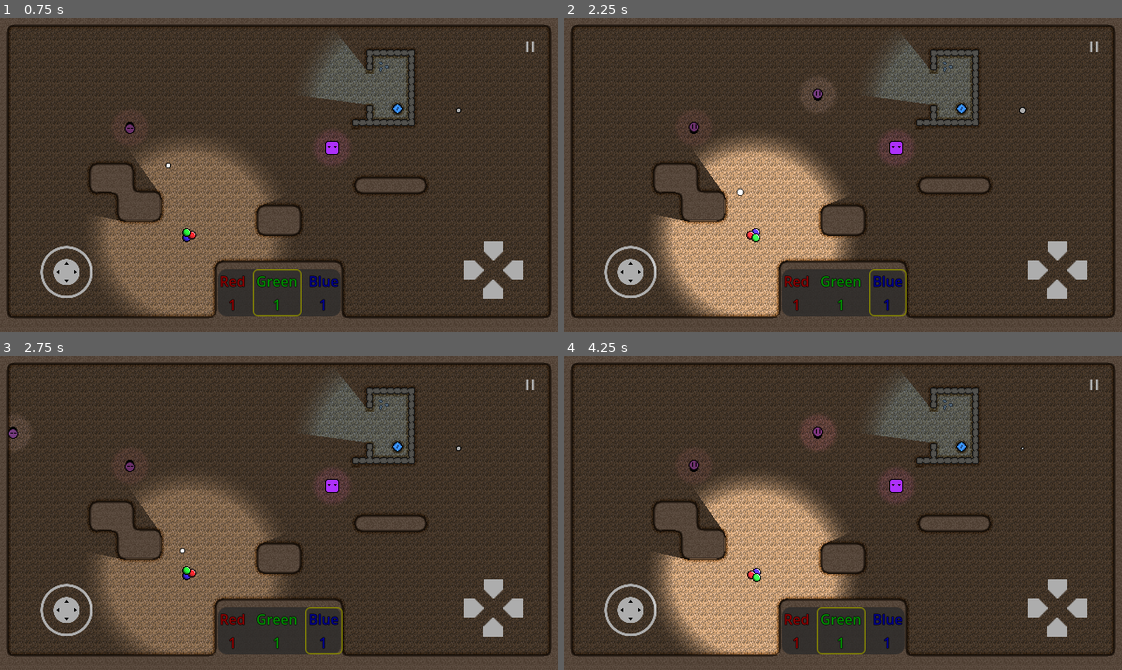
Above: before the commit, frames 1-4 (two rows, left to right).
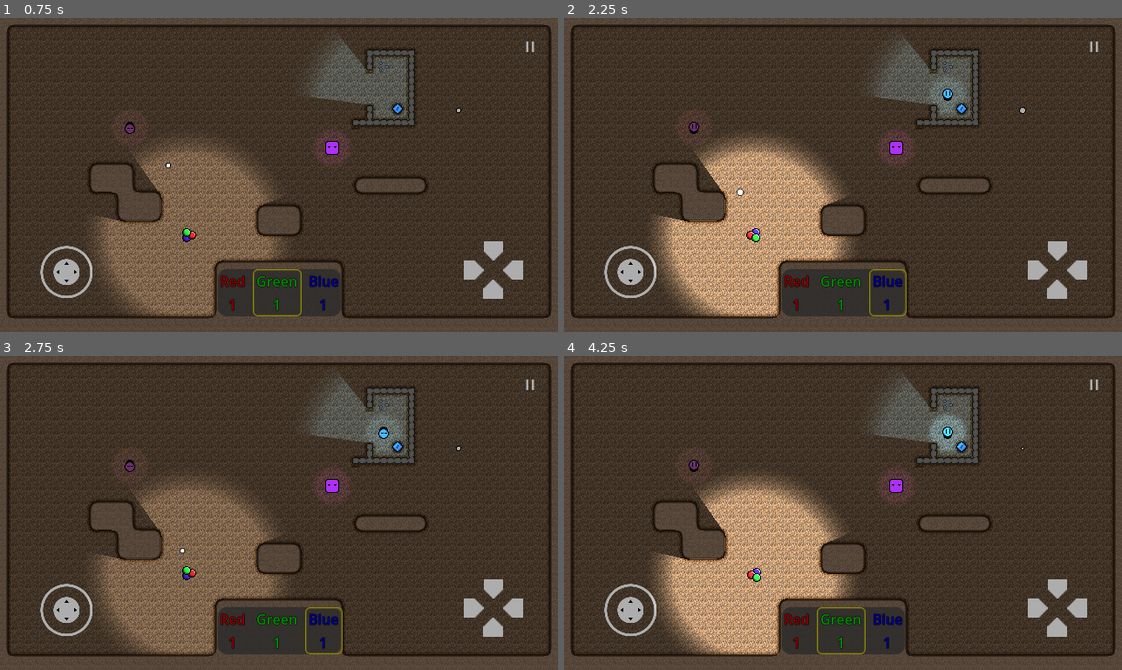
Above: after the commit, the same moments.

Repository: Degenerate-Games/shadows-below
Game: Godot game, scene res://scenes/levels/sprite_Test.tscn
Two runs of this game, one before a commit and one after it. Both use one fixed random seed, a clock stepped at 60 frames per second and the inputs below. This scene is started directly instead of the project's main scene.
Inputs (mouse positions are in pixels of both pictures, inside the frame that each line leads up to):
- Up to frame 1 (0.75 s): move the mouse to (401, 159) at 0.52 s; hold L (mixing_ui_right) from 0.53 s (still down); tap B (bake) at 0.6 s; click (401, 159) at 0.67 s
- Up to frame 2 (2.25 s): release L (mixing_ui_right) at 1.25 s; drag from (731, 190) to (960, 109) at 1.27 s; move the mouse to (898, 105) at 2.02 s; hold L (mixing_ui_right) from 2.03 s (still down); tap B (bake) at 2.1 s
- Up to frame 3 (2.75 s): keep holding L (mixing_ui_right)
- Up to frame 4 (4.25 s): release L (mixing_ui_right) at 2.75 s; drag from (815, 575) to (675, 465) at 2.77 s; move the mouse to (1010, 560) at 3.52 s; hold J (mixing_ui_left) from 3.53 s (still down); tap B (bake) at 3.6 s

Frame 1 is identical in both runs. In frame 2, 0.4% of the frame differs, in the area x 42-72%, y 19-30%; in frame 3, 0.4%; in frame 4, 0.9%, in the area x 17-73%, y 18-64%.

Commit message:
stop navigation when target reached and add set_color method

Diff:
--- a/scripts/enemies/enemy.gd
+++ b/scripts/enemies/enemy.gd
@@ -32,6 +32,9 @@
 	animation_controller.self_modulate = color
 
 func _physics_process(delta):
+	if navigation_agent.is_navigation_finished():
+		return
+
 	var direction = to_local(navigation_agent.get_next_path_position()).normalized()
 	velocity = velocity.move_toward(direction * max_speed, acceleration * delta)
 	move_and_slide()
@@ -73,5 +76,12 @@
 func get_color() -> Color:
 	return point_light.color
 
+func set_color(r: ColorValue, g: ColorValue, b: ColorValue):
+	red = r
+	green = g
+	blue = b
+	point_light.color = Color(red.normalize(), green.normalize(), blue.normalize())
+	animation_controller.self_modulate = point_light.color
+
 func _on_timer_timeout():
 	create_path()
